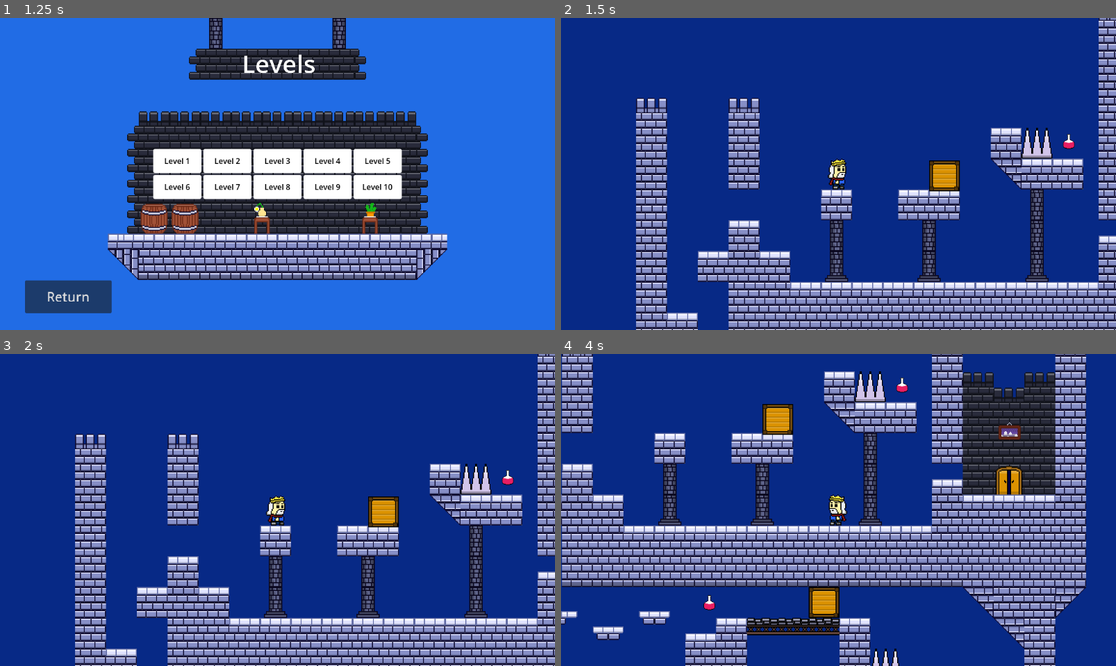
Above: before the commit, frames 1-4 (two rows, left to right).
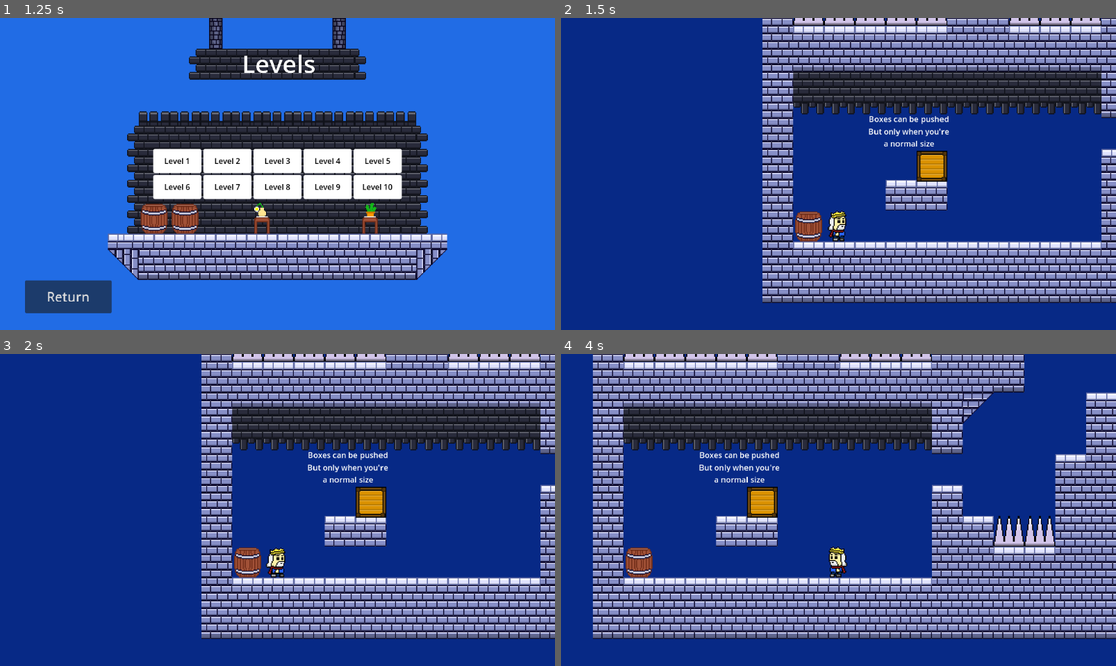
Above: after the commit, the same moments.

Repository: AND0MASTER/gamejam
Game: Godot game, scene res://Scenes/menu.tscn
The game is run twice, just before and just after one commit, with the same random seed, the same clock (stepped at 60 frames per second) and the same inputs.
Inputs:
- Up to frame 1 (1.25 s): click "Play" at 0.5 s
- Up to frame 2 (1.5 s): click "Level 7" at 1.25 s
- Up to frame 3 (2 s): no input
- Up to frame 4 (4 s): hold D (move_right) 2.03-3.53 s; tap F (grow) at 2.1, 2.85, 3.6 s; tap W (jump) at 2.27, 3.02 s; hold A (move_left) from 3.53 s (still down)

Frame 1 is identical in both runs. In frame 2, 55% of the frame differs, in the area x 13-100%, y 0-100%; in frame 3, 55%; in frame 4, 76%, in the area x 0-100%, y 0-100%.

Commit message:
level 7 fix

Diff:
--- a/Scenes/level_7.tscn
+++ b/Scenes/level_7.tscn
@@ -162,7 +162,7 @@
 
 [node name="Player" parent="." instance=ExtResource("2_hewxp")]
 visibility_layer = 512
-position = Vector2(120, -416)
+position = Vector2(21, 97)
 
 [node name="Camera2D" type="Camera2D" parent="Player"]
 position = Vector2(1, 0)
